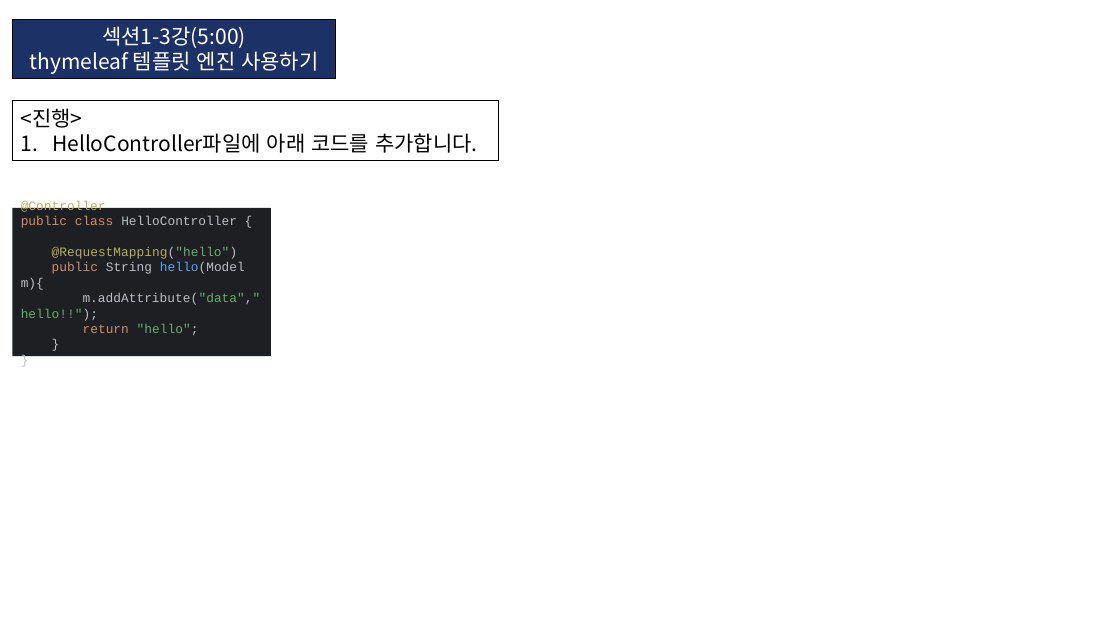
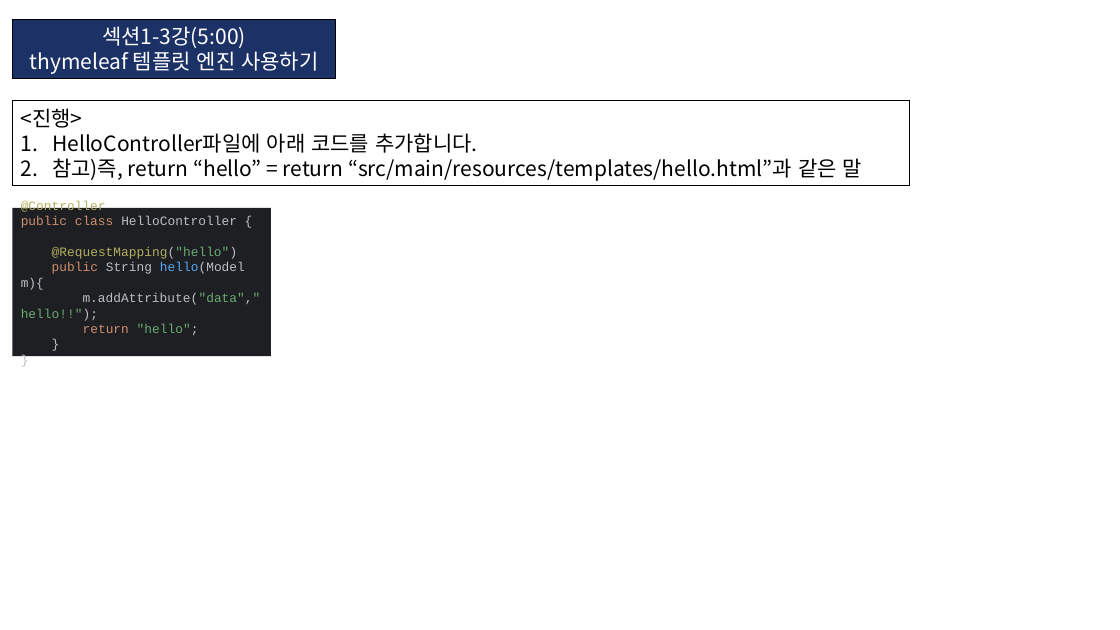
Before and after one commit to KIM-BEOMSOO/study, a slide deck: slide 32 of 00.공부 정리(최종)/12.Spring-Boot/03.인프런_김영한_스프링 입문/01.인프런_깅영한_Spring-Boot.pptx. Drawn at 1120x630 pixels with LibreOffice and Linux fonts; fonts in the diff are those of the drawing. Boxes give left, top, right and bottom in pixels: in the first picture for what was removed or moved away, otherwise in the second. Text is boxed around its words. In the diff, an @@ line names an element or a change of style, - is before the commit and + after.

```diff
--- a/00.공부 정리(최종)/12.Spring-Boot/03.인프런_김영한_스프링 입문/01.인프런_깅영한_Spring-Boot.pptx
+++ b/00.공부 정리(최종)/12.Spring-Boot/03.인프런_김영한_스프링 입문/01.인프런_깅영한_Spring-Boot.pptx
@@ rectangle "<진행>" resized from (x1=13, y1=101, x2=499, y2=160) to (x1=13, y1=101, x2=911, y2=186) @@
@@ text in rectangle at (x1=52, y1=158, x2=862, y2=181): paragraph added @@
+2. 참고)즉, return “hello” = return “src/main/resources/templates/hello.html”과 같은 말
```
Also in this commit, not shown: 1 other slide changed, 23 slides added.
